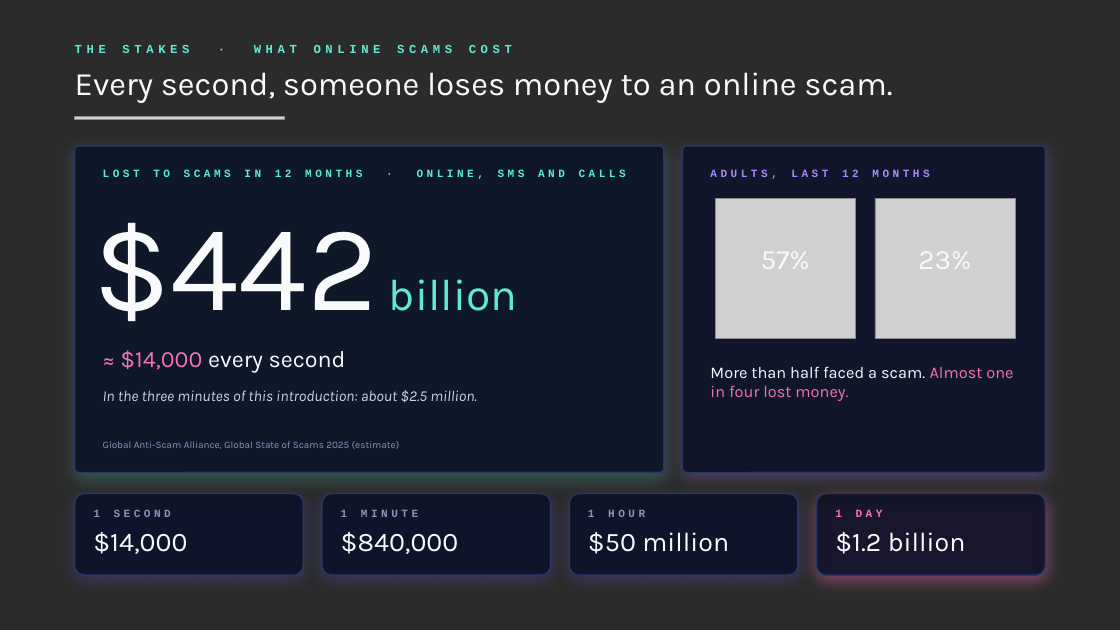
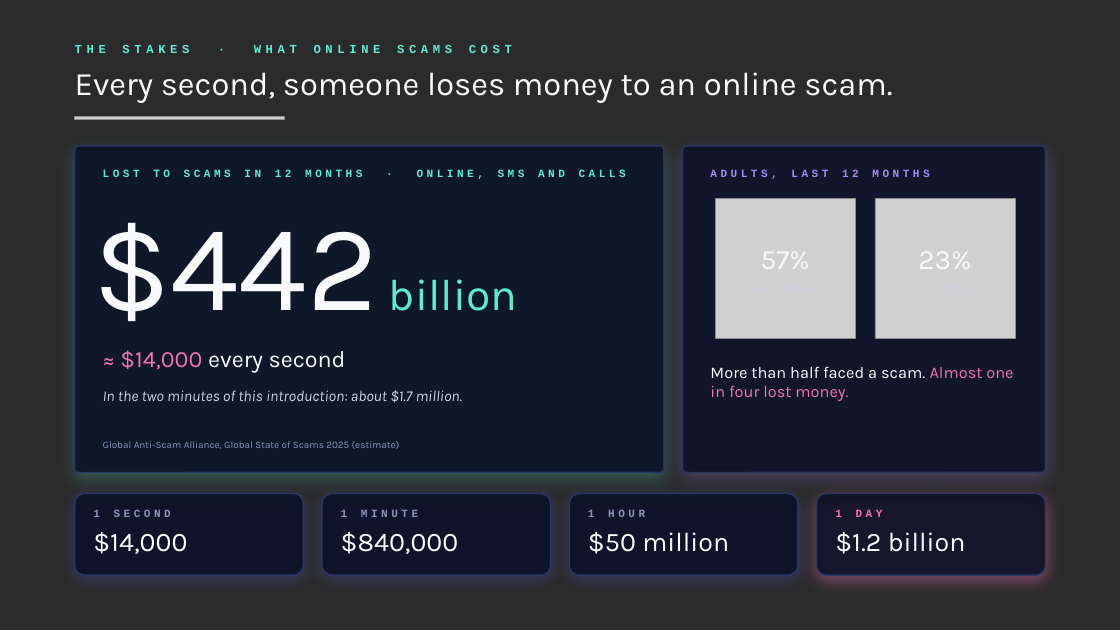
Before and after one commit to jeet42-byte/bangladesh-crime-monitor, a slide deck: slide 1 of cybercrime-assignment/five-apps-group/Five_Apps_One_Pocket_Group_Q_The_Stakes.pptx. Drawn at 1120x630 pixels with LibreOffice and Linux fonts; fonts in the diff are those of the drawing; grey boxes stand for pictures; background and template pictures are left out; a plain dark background stands for a picture behind light text. Boxes give left, top, right and bottom in pixels: in the first picture for what was removed or moved away, otherwise in the second. Text is boxed around its words. In the diff, an @@ line names an element or a change of style, - is before the commit and + after.

```diff
--- a/cybercrime-assignment/five-apps-group/Five_Apps_One_Pocket_Group_Q_The_Stakes.pptx
+++ b/cybercrime-assignment/five-apps-group/Five_Apps_One_Pocket_Group_Q_The_Stakes.pptx
@@ text at [103, 390, 463, 403]: text changed @@
-In the three minutes of this introduction: about $2.5 million.
+In the two minutes of this introduction: about $1.7 million.
```
Also in this commit, not shown: 5 other files.
